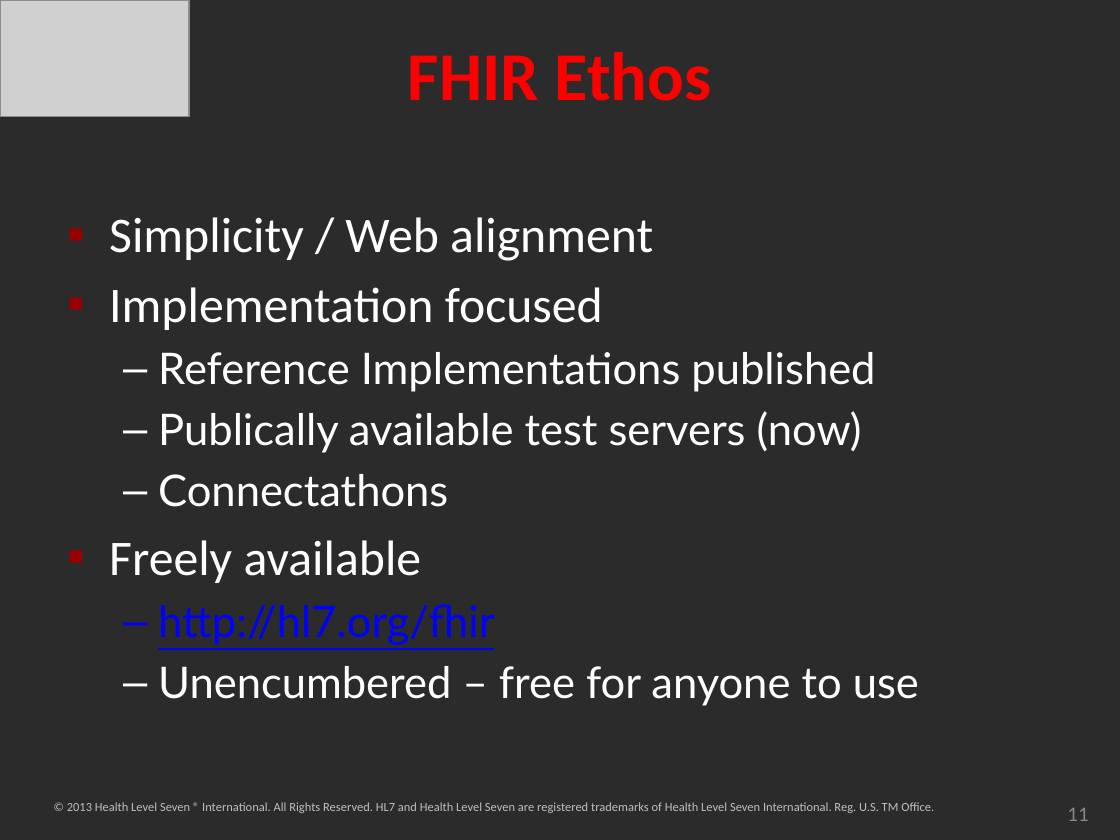
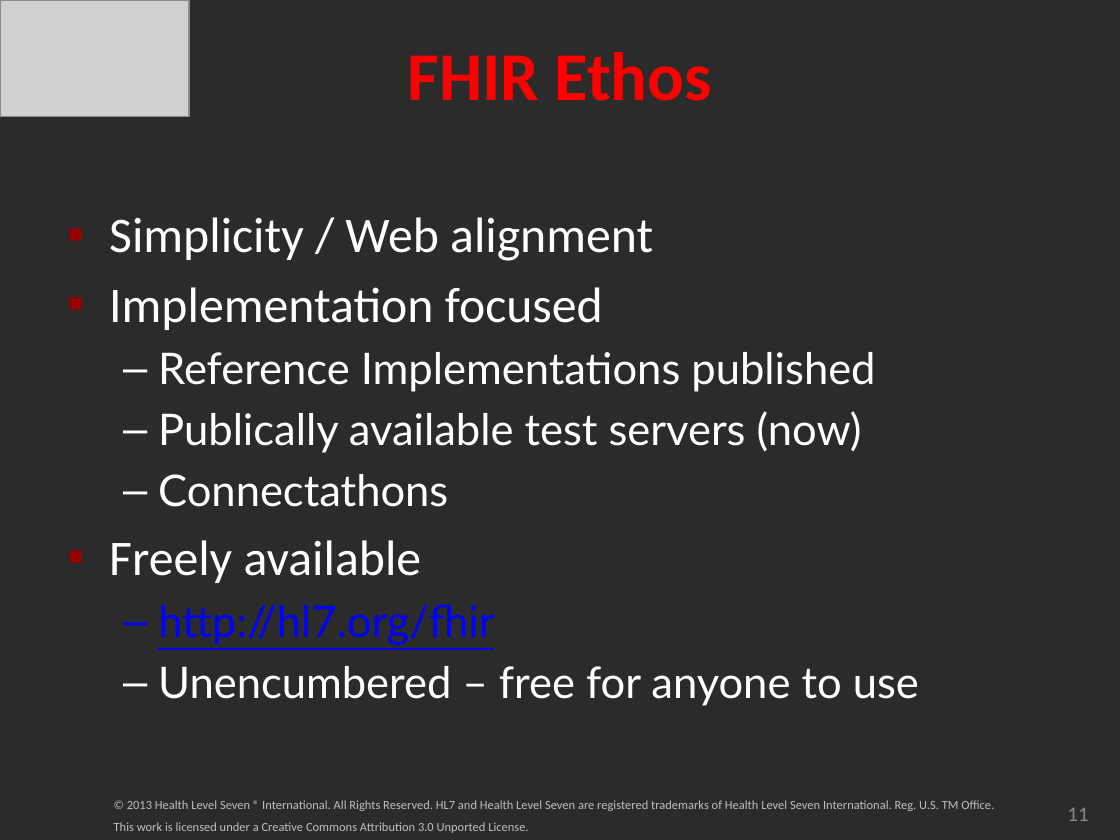
Before and after one commit to vista-novo/fhir, a slide deck: slide 11 of presentations/2013-03 HIMSS/FHIR HIMSS 2013.pptx. Drawn at 1120x840 pixels with LibreOffice and Linux fonts; fonts in the diff are those of the drawing; grey boxes stand for pictures; background and template pictures are left out; a plain dark background stands for a picture behind light text. Boxes give left, top, right and bottom in pixels: in the first picture for what was removed or moved away, otherwise in the second. Text is boxed around its words. In the diff, an @@ line names an element or a change of style, - is before the commit and + after.

```diff
--- a/presentations/2013-03 HIMSS/FHIR HIMSS 2013.pptx
+++ b/presentations/2013-03 HIMSS/FHIR HIMSS 2013.pptx
@@ text "© 2013 Health Level Seven ..." moved from (x1=67, y1=802, x2=934, y2=813) to (x1=127, y1=800, x2=994, y2=811) @@
@@ text added at (x1=114, y1=822, x2=528, y2=833), 8 pt, text #BFBFBF @@
+This work is licensed under a Creative Commons Attribution 3.0 Unported License.
```
Also in this commit, not shown: 15 other slides changed.
